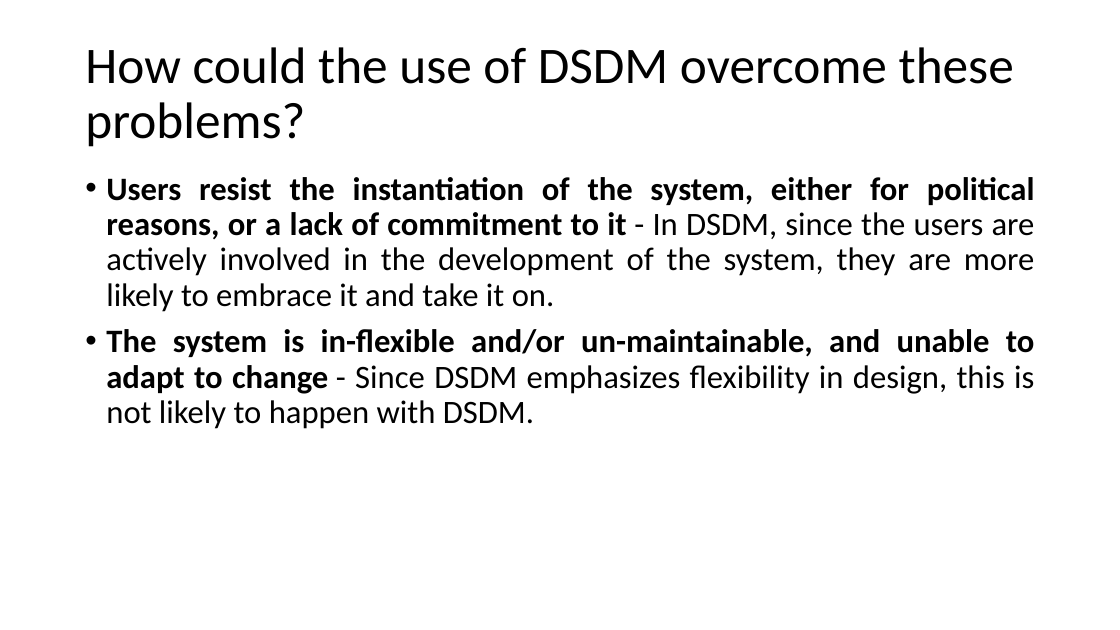
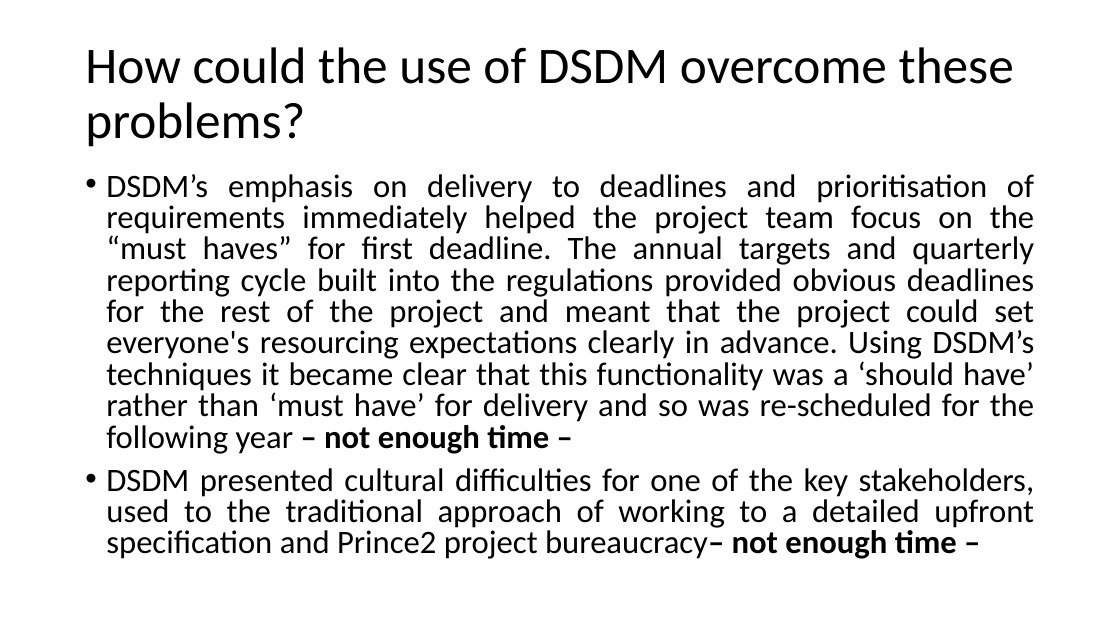
Before and after one commit to FPT01/Enterprise-Web-Software-Development, a slide deck: slide 6 of Agile/Tutorial 5/Question1.pptx (slide 7 before the commit). Drawn at 1120x630 pixels with LibreOffice and Linux fonts; fonts in the diff are those of the drawing. Boxes give left, top, right and bottom in pixels: in the first picture for what was removed or moved away, otherwise in the second. Text is boxed around its words. In the diff, an @@ line names an element or a change of style, - is before the commit and + after.

```diff
--- a/Agile/Tutorial 5/Question1.pptx
+++ b/Agile/Tutorial 5/Question1.pptx
@@ text at [106,174,1034,559]: text changed @@
-• Users resist the instantiation of the system, either for political reasons, or a lack of commitment to it - In DSDM, since the users are actively involved in the development of the system, they are more likely to embrace it and take it on.
-• The system is in-flexible and/or un-maintainable, and unable to adapt to change - Since DSDM emphasizes flexibility in design, this is not likely to happen with DSDM.
+• DSDM’s emphasis on delivery to deadlines and prioritisation of requirements immediately helped the project team focus on the “must haves” for first deadline. The annual targets and quarterly reporting cycle built into the regulations provided obvious deadlines for the rest of the project and meant that the project could set everyone's resourcing expectations clearly in advance. Using DSDM’s techniques it became clear that this functionality was a ‘should have’ rather than ‘must have’ for delivery and so was re-scheduled for the following year – not enough time –
+• DSDM presented cultural difficulties for one of the key stakeholders, used to the traditional approach of working to a detailed upfront specification and Prince2 project bureaucracy– not enough time –
```
Also in this commit, not shown: 1 other slide changed, 4 slides added, 5 slides removed.
